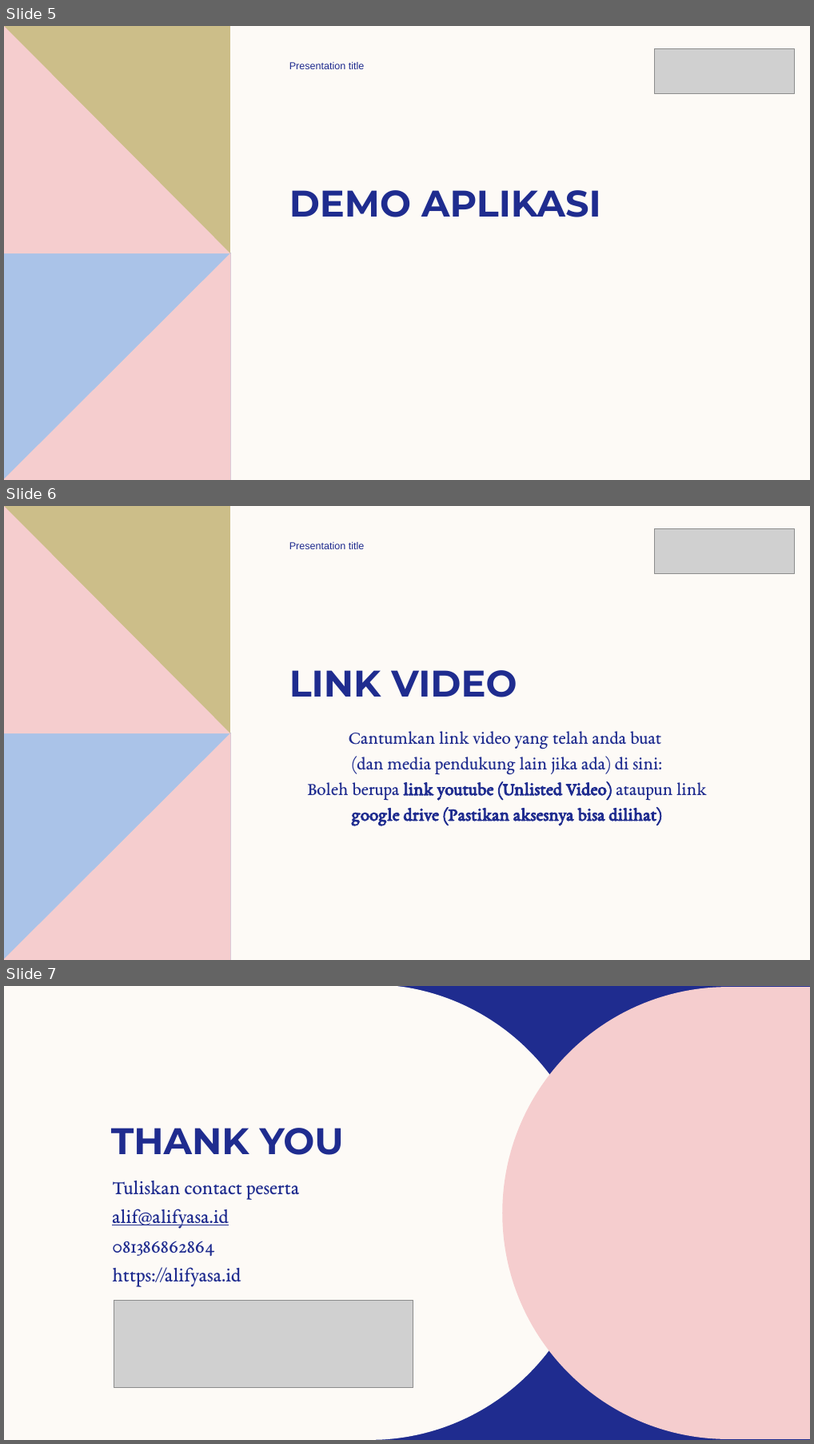
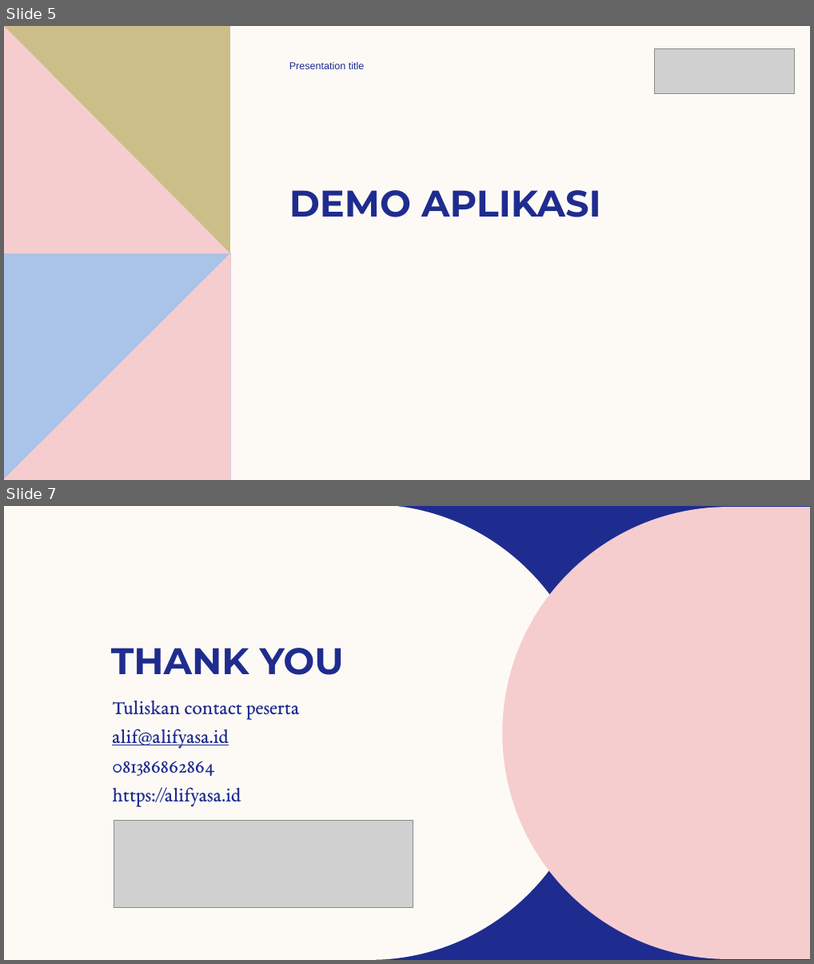
Before and after one commit to alifyasa/pbi-project, a slide deck: docs/Muhammad Alif Putra Yasa - Task 5 Presentation.pptx. Shown one above the other, each under a label of ours: slides 5, 6 and 7 before the commit, slides 5 and 7 after it; the slides between them are not shown. The pictures are 814x1444 and 814x964 pixels, drawn with LibreOffice and Linux fonts; fonts in the diff are those of the drawing; grey boxes stand for pictures; background and template pictures are left out. Boxes give left, top, right and bottom in pixels: in the first picture for what was removed or moved away, otherwise in the second. Text is boxed around its words. In the diff, an @@ line names an element or a change of style, - is before the commit and + after.

Commit message:
fix: Presentation

```diff
--- a/docs/Muhammad Alif Putra Yasa - Task 5 Presentation.pptx
+++ b/docs/Muhammad Alif Putra Yasa - Task 5 Presentation.pptx
@@ slide 6 removed at <box>4,506,810,960</box>, background #FDFAF6; not listed: 4 template elements that a slide beside it also shows @@
@@ picture removed at <box>655,529,795,574</box> @@
@@ text removed at <box>290,542,365,549</box> @@
-Presentation title
@@ title removed at <box>290,670,517,697</box> @@
-LINK VIDEO
@@ text removed at <box>307,731,706,825</box> @@
-Cantumkan link video yang telah anda buat
-(dan media pendukung lain jika ada) di sini:
-Boleh berupa link youtube (Unlisted Video) ataupun link google drive (Pastikan aksesnya bisa dilihat)
```
Also in this commit, not shown: 1 slide added.
